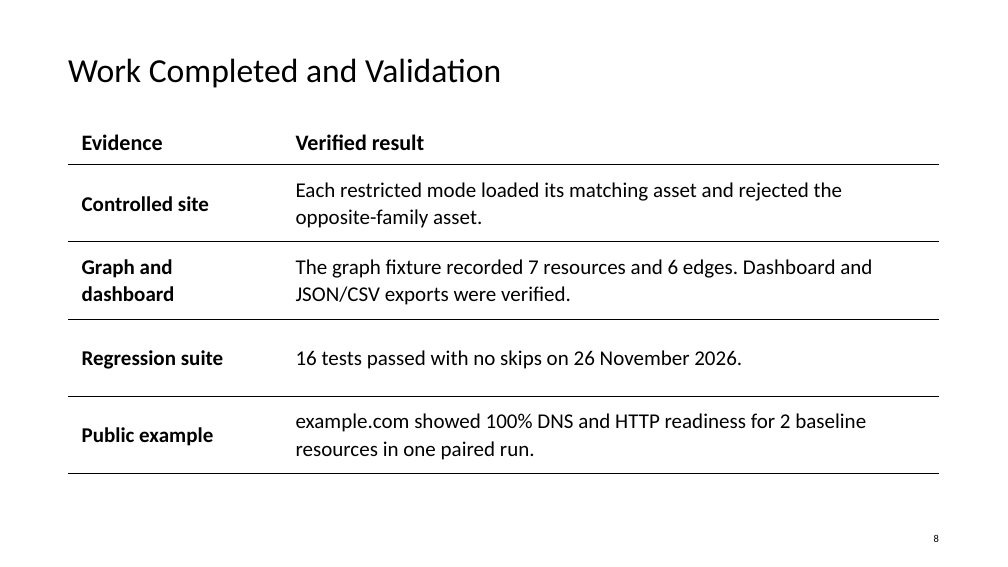
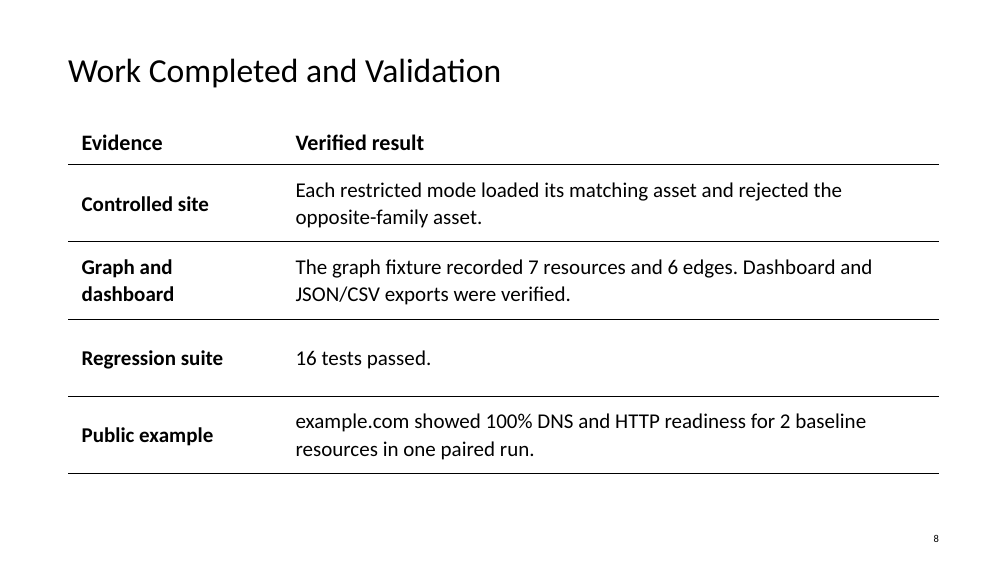
Before and after one commit to PrabalSingh298/IPv6-Readiness-Auditor, a slide deck: slide 8 of IPv6_Readiness_Auditor_Presentation.pptx. Drawn at 1008x567 pixels with LibreOffice and Linux fonts; fonts in the diff are those of the drawing. Boxes give left, top, right and bottom in pixels: in the first picture for what was removed or moved away, otherwise in the second. Text is boxed around its words. In the diff, an @@ line names an element or a change of style, - is before the commit and + after.

```diff
--- a/IPv6_Readiness_Auditor_Presentation.pptx
+++ b/IPv6_Readiness_Auditor_Presentation.pptx
@@ table at [69,119,938,473] @@
-row 4, column 2: 16 tests passed with no skips on 26 November 2026.
+row 4, column 2: 16 tests passed.
```
Also in this commit, not shown: 9 other files.
